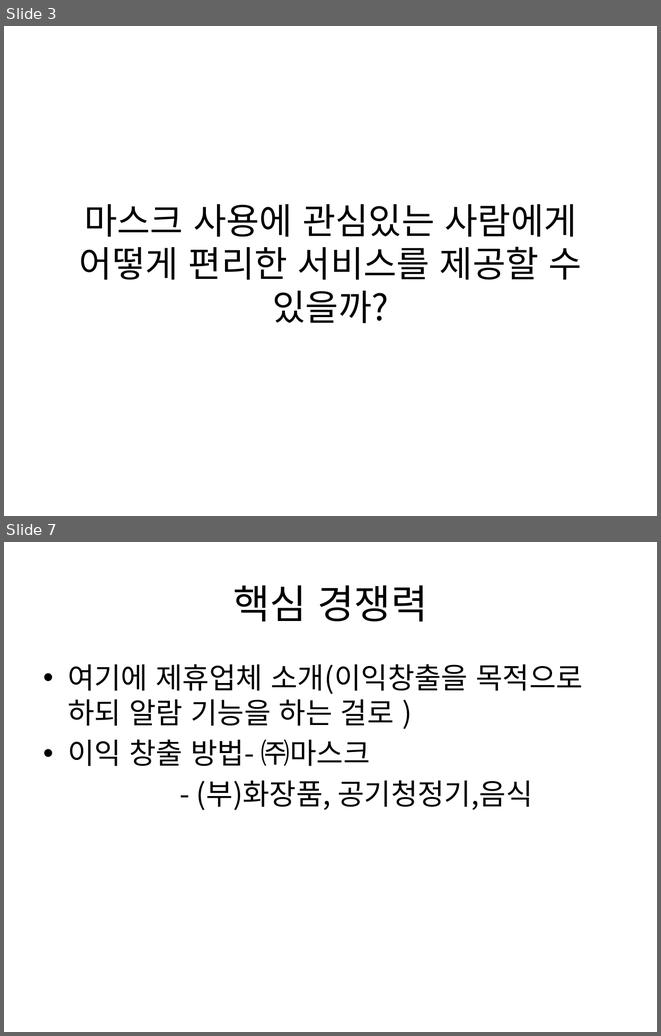
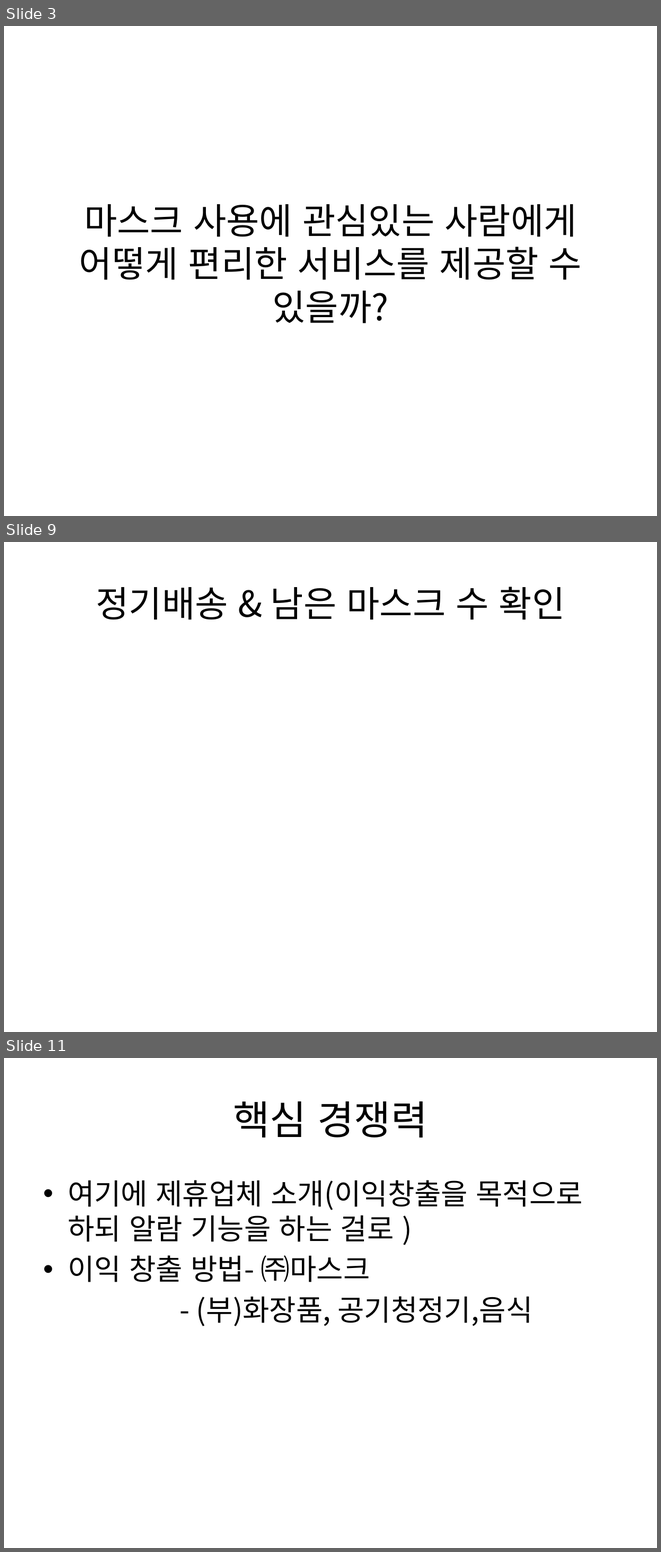
Before and after one commit to pasongsj/ideatone, a slide deck: ideatoneppt.pptx. Shown one above the other, each under a label of ours: slides 3 and 7 before the commit, slides 3, 9 and 11 after it; the slides between them are not shown. The pictures are 661x1036 and 661x1552 pixels, drawn with LibreOffice and Linux fonts; fonts in the diff are those of the drawing. Boxes give left, top, right and bottom in pixels: in the first picture for what was removed or moved away, otherwise in the second. Text is boxed around its words. In the diff, an @@ line names an element or a change of style, - is before the commit and + after.

```diff
--- a/ideatoneppt.pptx
+++ b/ideatoneppt.pptx
@@ slide 9 added at [4, 542, 657, 1032], background #FFFFFF @@
@@ title added at [96, 587, 565, 620], 39.6 pt, text #000000 @@
+정기배송 & 남은 마스크 수 확인
@@ what was slide 7 is now slide 11 @@
```
Also in this commit, not shown: 6 other slides added, 3 slides removed, 1 other file.
